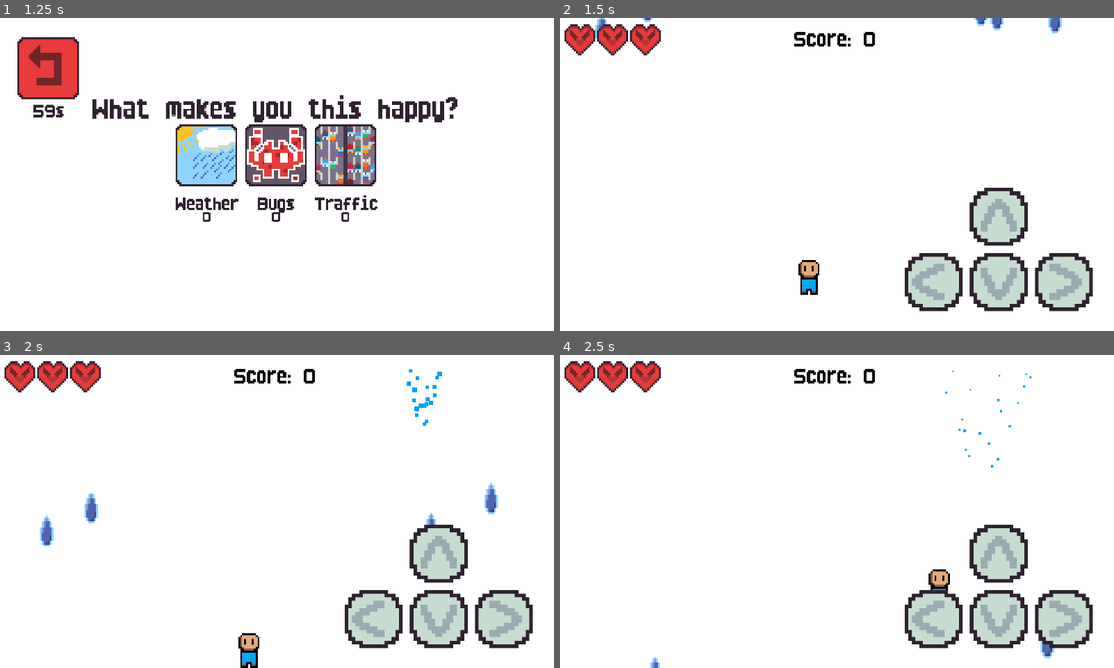
Above: before the commit, frames 1-4 (two rows, left to right).
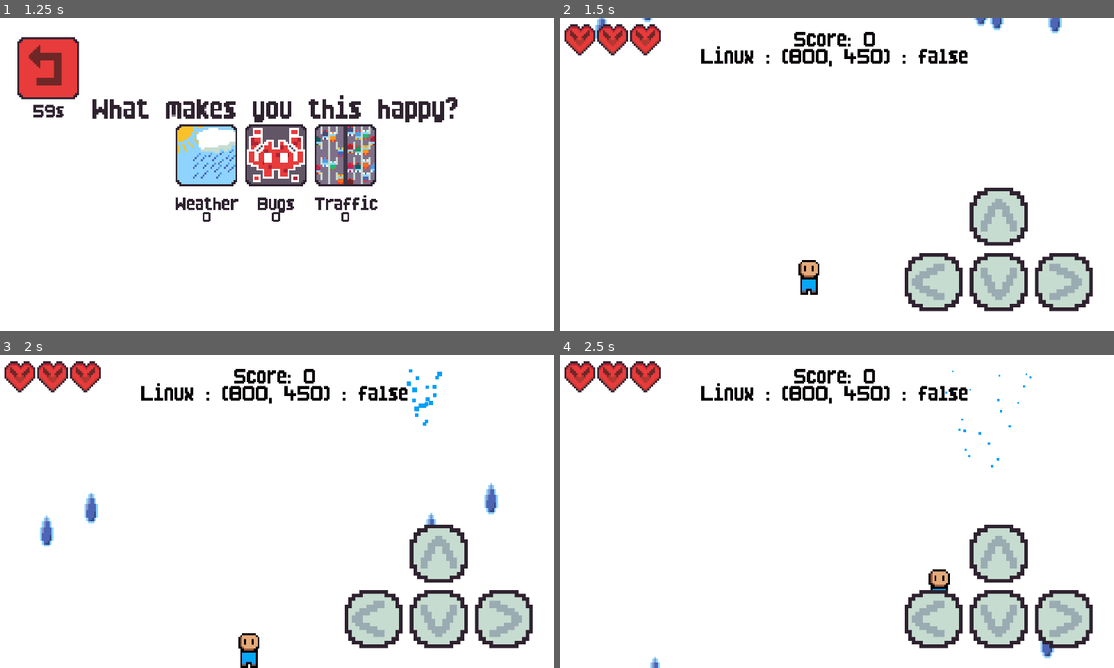
Above: after the commit, the same moments.

Repository: TagerTi/mood-games
Game: Godot game, scene res://Scenes/game.tscn
Same seed, same stepped clock (60 frames per second), same inputs: the game is played once before the commit and once after it.
Inputs (mouse positions are in pixels of both pictures, inside the frame that each line leads up to):
- Up to frame 1 (1.25 s): click (138, 174) at 0.5 s
- Up to frame 2 (1.5 s): click (764, 155) at 1.25 s
- Up to frame 3 (2 s): no input
- Up to frame 4 (2.5 s): move the mouse to (958, 495) at 2.02 s; hold D (move_right) from 2.03 s (still down); hold Q (p) from 2.03 s (still down); tap W (move_up) at 2.27 s; tap E (s) at 2.3 s

Frame 1 is identical in both runs. In frame 2, 1.0% of the frame differs, in the area x 25-74%, y 8-16%; in frame 3, 1.0%; in frame 4, 1.0%.

Commit message:
test of dynamicly showing buttons

Diff:
--- /dev/null
+++ b/PlayerData/ui.gd
@@ -0,0 +1,23 @@
+extends CanvasLayer
+
+const MOBILE_DEVICES = ["Android", "iOS", ""]
+
+func _ready() -> void:
+	var screen_size = DisplayServer.screen_get_size()
+	var is_mobile = screen_size.x < 800 or screen_size.y < 600
+	if is_mobile or DisplayServer.is_touchscreen_available():
+		$Arrows.show()
+	else:
+		$Arrows.hide()
+
+	$DebugLabel.text = str(OS.get_name()) + " : " + str(DisplayServer.screen_get_size()) + " : " + str(DisplayServer.is_touchscreen_available())
+
+func _on_timer_timeout() -> void:
+	var screen_size = DisplayServer.screen_get_size()
+	var is_mobile = screen_size.x < 800 or screen_size.y < 600
+	if is_mobile or DisplayServer.is_touchscreen_available():
+		$Arrows.show()
+	else:
+		$Arrows.hide()
+
+	$DebugLabel.text = str(DisplayServer.screen_get_size()) + " : " + str(DisplayServer.is_touchscreen_available())
--- a/PlayerData/ui.tscn
+++ b/PlayerData/ui.tscn
@@ -1,6 +1,7 @@
-[gd_scene load_steps=9 format=3 uid="uid://ko7uwc0hxdjs"]
+[gd_scene load_steps=10 format=3 uid="uid://ko7uwc0hxdjs"]
 
 [ext_resource type="Texture2D" uid="uid://dtgfy8o00twv2" path="res://Assets/UI/Ingame/HeartsAllEmpty.png" id="1_55em2"]
+[ext_resource type="Script" uid="uid://bfngkhj3w1544" path="res://PlayerData/ui.gd" id="1_ujfn7"]
 [ext_resource type="Texture2D" uid="uid://ce8yv8asxrpi5" path="res://Assets/UI/Ingame/HeartsAllFull.png" id="2_ujfn7"]
 [ext_resource type="Texture2D" uid="uid://cbwhh1ektr563" path="res://Assets/UI/Ingame/DownArrow.png" id="3_m1h2j"]
 [ext_resource type="Texture2D" uid="uid://bxuh4x7u6k4j7" path="res://Assets/UI/Ingame/UpArrow.png" id="4_kyysl"]
@@ -14,6 +15,7 @@
 font_color = Color(0.18039216, 0.13333334, 0.18431373, 1)
 
 [node name="UI" type="CanvasLayer"]
+script = ExtResource("1_ujfn7")
 
 [node name="HealthBar" type="TextureProgressBar" parent="."]
 offset_left = 20.0
@@ -65,3 +67,20 @@
 label_settings = SubResource("LabelSettings_gmdtp")
 horizontal_alignment = 1
 vertical_alignment = 1
+
+[node name="DebugLabel" type="Label" parent="."]
+self_modulate = Color(0.18039216, 0.13333334, 0.18431373, 1)
+offset_top = 83.0
+offset_right = 384.0
+offset_bottom = 99.0
+scale = Vector2(4.5, 4.5)
+text = "Score: 100"
+label_settings = SubResource("LabelSettings_gmdtp")
+horizontal_alignment = 1
+vertical_alignment = 1
+
+[node name="Timer" type="Timer" parent="."]
+wait_time = 5.0
+autostart = true
+
+[connection signal="timeout" from="Timer" to="." method="_on_timer_timeout"]
Not shown, added: PlayerData/ui.gd.uid
